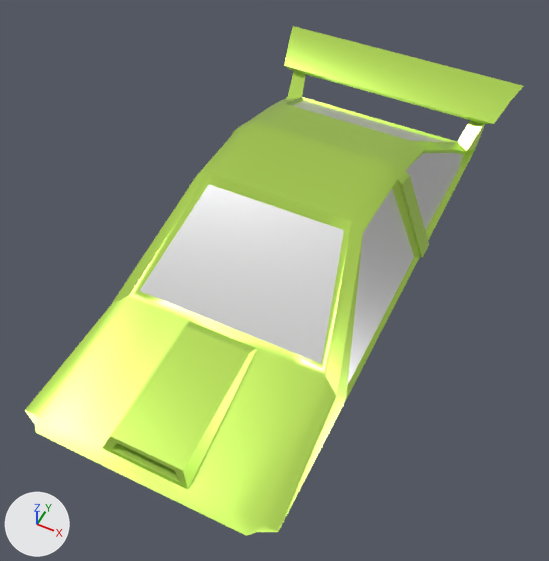
The glTF model src/assets/3d/SPORT-TOP.glb as it was, and as the next commit left it.
Both versions are drawn from a camera (50 mm lens) standing at (1.41, -3.36, 4.31) and looking at (0.02, -0.59, 0.84). Lighting does not change. The marker at lower left points along +X, +Y and +Z. Vertices at the same position are counted once.
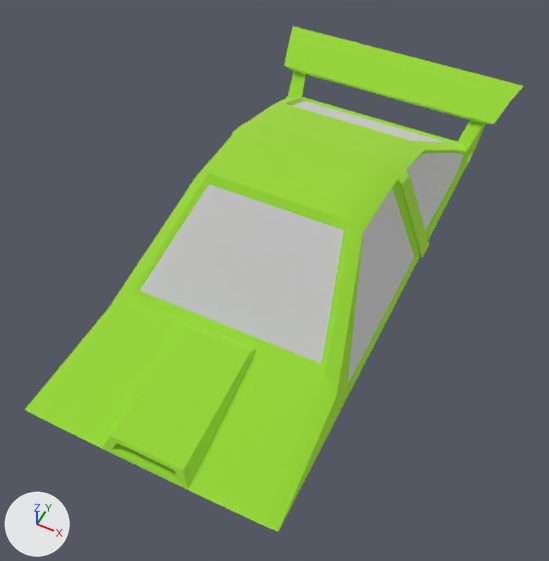
The newer file is also turned or shifted as a whole; pictures and numbers use the older file's frame.

Edits to the scene script, one JSON object a line:
```json
{"op": "set", "path": "mat_material_0.metallic", "old": "0.7", "new": "1.0"}
{"op": "set", "path": "mat_material_0.roughness", "old": "0.3", "new": "0.997"}
{"block": "me_mesh_0", "where": "# used by ob_mesh_0; location = (0.0, 0.0, 0.0)"}
{"op": "remove", "block": "me_mesh_0", "code": "me_mesh_0.from_pydata(...)  # 63 vertices, 56 faces; spans x -0.72..0.72, y -1.15..1.15, z 0.85..1.41"}
{"op": "add", "block": "me_mesh_0", "code": "me_mesh_0.from_pydata(...)  # 196 vertices, 300 faces; spans x -0.92..0.92, y -2.01..1.62, z 0.84..1.45"}
{"block": "me_mesh_0", "change": "me_mesh_0 part 1"}
{"block": "me_mesh_0", "change": "5 vertices are removed from x -0.37..0.37, y 0.88, z 1.03"}
{"block": "me_mesh_0", "change": "56 faces are deleted"}
{"block": "me_mesh_0", "change": "128 vertices are added at x -0.92..0.92, y -2.01..1.62, z 0.84..1.45"}
{"block": "me_mesh_0", "change": "5 new vertices lie (0.21, 0.0, 0.0) away from vertices in x -0.68..0.47, y -1.96..1.22, z 0.84..0.98"}
{"block": "me_mesh_0", "change": "5 new vertices lie (0.0, 0.09, 0.0) away from vertices in x -0.75..0.75, y -2.0..-1.97, z 0.84..0.91"}
{"block": "me_mesh_0", "change": "300 new faces join them"}
{"block": "me_mesh_1", "where": "# used by ob_mesh_1; location = (0.0, 0.0, 0.0)"}
{"op": "remove", "block": "me_mesh_1", "code": "me_mesh_1.from_pydata(...)  # 205 vertices, 316 faces; spans x -0.92..0.92, y -2.08..1.62, z 0.82..1.45"}
{"op": "add", "block": "me_mesh_1", "code": "me_mesh_1.from_pydata(...)  # 63 vertices, 56 faces; spans x -0.72..0.72, y -1.15..1.15, z 0.85..1.41"}
{"block": "me_mesh_1", "change": "me_mesh_1 part 2: the loose piece of 12 vertices spanning x -0.92..0.92, y 1.27..1.62, z 1.02..1.17 is deleted"}
{"block": "me_mesh_1", "change": "me_mesh_1 part 3"}
{"block": "me_mesh_1", "change": "135 vertices are removed from x -0.77..0.77, y -2.08..1.44, z 0.82..1.45"}
{"block": "me_mesh_1", "change": "296 faces are deleted"}
{"block": "me_mesh_1", "change": "5 vertices are added at (0.0, 0.88, 1.03), (-0.18, 0.88, 1.03), (0.18, 0.88, 1.03), (-0.37, 0.88, 1.03), (0.37, 0.88, 1.03)"}
{"block": "me_mesh_1", "change": "56 new faces join them"}
```

Pixel boxes [x1, y1, x2, y2] of what changed, in the pictures (549 x 561 px):
```json
{"object": "Mesh_1", "change": "surface changed, reshaped", "before": [25, 26, 524, 536], "after": [140, 101, 464, 383], "on screen": "35% narrower, 45% shorter"}
{"object": "Mesh_0", "change": "surface changed", "before": [25, 26, 524, 532], "after": [25, 26, 524, 532]}
{"part": 1, "of": "me_mesh_0", "change": "built on", "before": [140, 101, 464, 383], "after": [25, 26, 524, 532]}
{"part": 2, "of": "me_mesh_1", "change": "deleted", "before": [284, 26, 524, 124], "on screen": "green"}
{"part": 3, "of": "me_mesh_1", "change": "cut back", "before": [25, 71, 485, 536], "after": [140, 101, 464, 383]}
```
